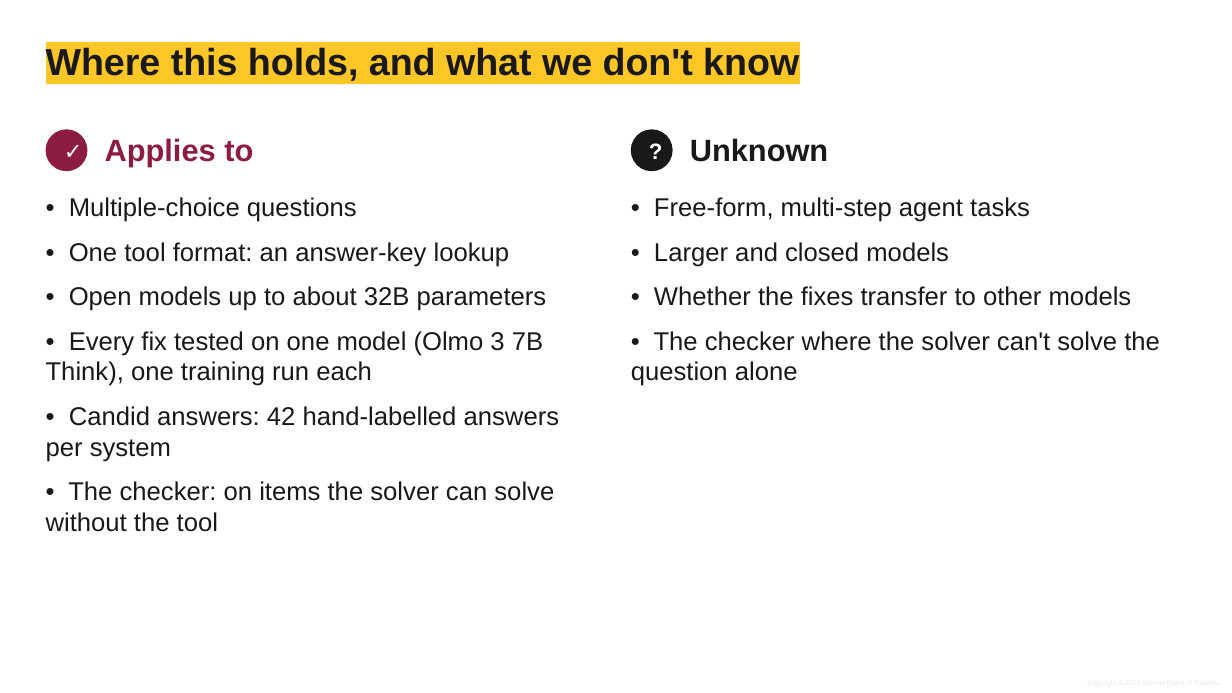
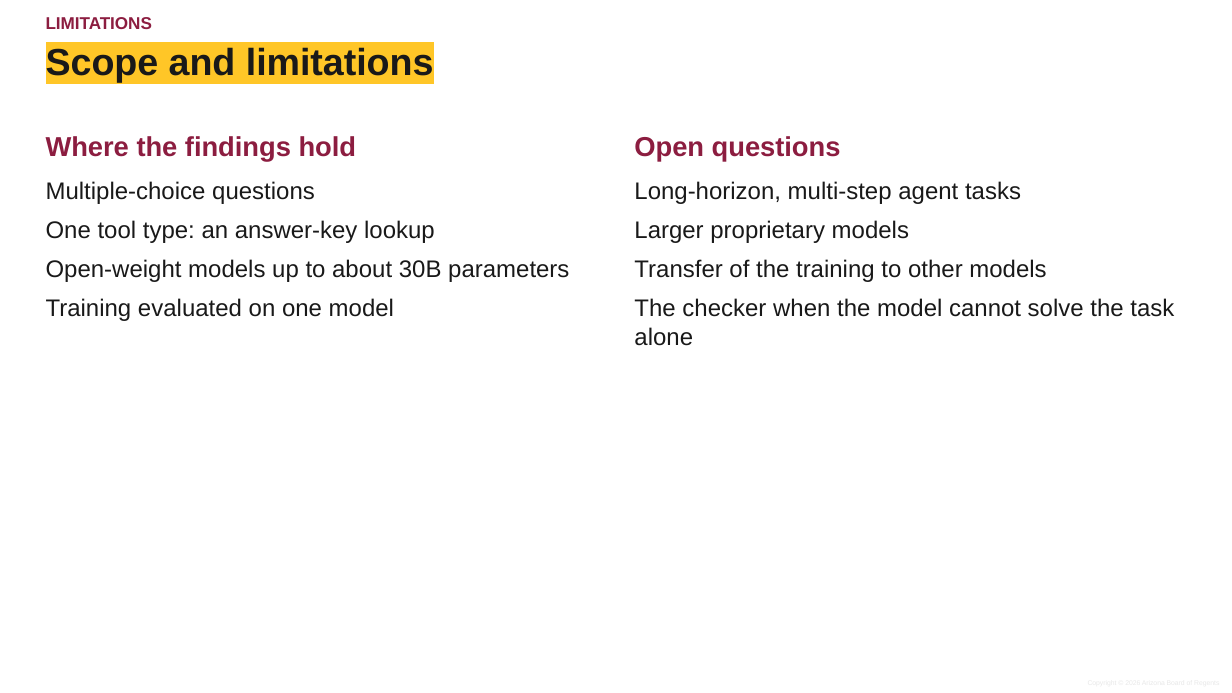
Before and after one commit to shrey-Bish/cse598-cot-faithfulness, a slide deck: slide 8 of docs/presentation/final/Group10_final.pptx (slide 10 before the commit). Drawn at 1232x693 pixels with LibreOffice and Linux fonts; fonts in the diff are those of the drawing; background and template pictures are left out. Boxes give left, top, right and bottom in pixels: in the first picture for what was removed or moved away, otherwise in the second. Text is boxed around its words. In the diff, an @@ line names an element or a change of style, - is before the commit and + after.

```diff
--- a/docs/presentation/final/Group10_final.pptx
+++ b/docs/presentation/final/Group10_final.pptx
@@ text added at box(46, 17, 152, 29), 10 pt, text #8C1D40, bold @@
+LIMITATIONS
@@ title at box(46, 47, 434, 83): text changed @@
-Where this holds, and what we don't know
+Scope and limitations
@@ text at box(46, 136, 569, 321): text changed; size 15 to 14 pt @@
-• Multiple-choice questions
-• One tool format: an answer-key lookup
-• Open models up to about 32B parameters
-• Every fix tested on one model (Olmo 3 7B Think), one training run each
-• Candid answers: 42 hand-labelled answers per system
-• The checker: on items the solver can solve without the tool
+Where the findings hold
+Multiple-choice questions
+One tool type: an answer-key lookup
+Open-weight models up to about 30B parameters
+Training evaluated on one model
@@ ellipse removed at box(46, 129, 87, 171) @@
-✓
@@ text removed at box(105, 138, 253, 166) @@
-Applies to
@@ ellipse removed at box(631, 129, 673, 171) @@
-?
@@ text at box(634, 136, 1174, 346): text changed; size 15 to 14 pt @@
-• Free-form, multi-step agent tasks
-• Larger and closed models
-• Whether the fixes transfer to other models
-• The checker where the solver can't solve the question alone
+Open questions
+Long-horizon, multi-step agent tasks
+Larger proprietary models
+Transfer of the training to other models
+The checker when the model cannot solve the task alone
@@ text removed at box(690, 138, 828, 162) @@
-Unknown
```
Also in this commit, not shown: 8 other slides changed, 4 slides added, 8 other files.
